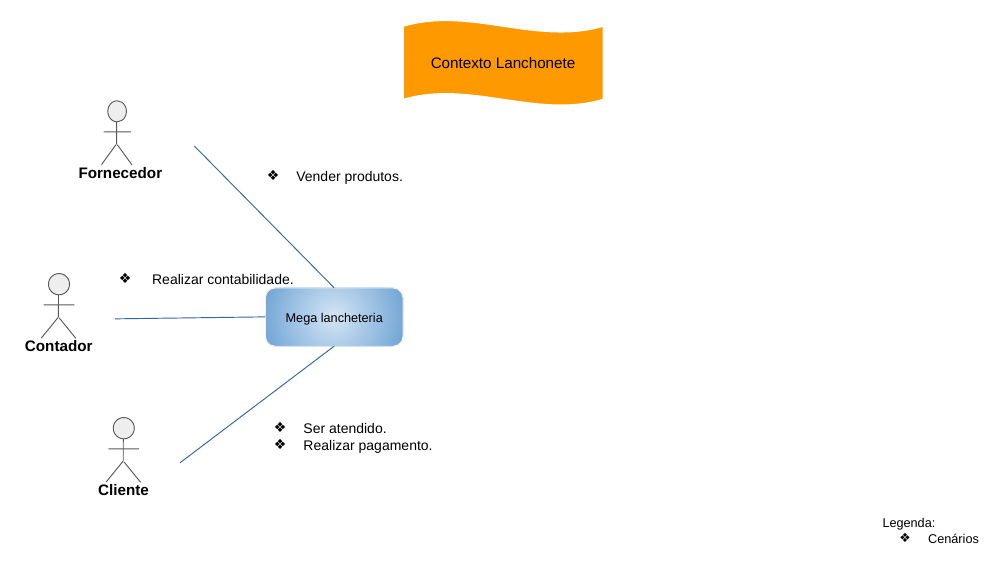
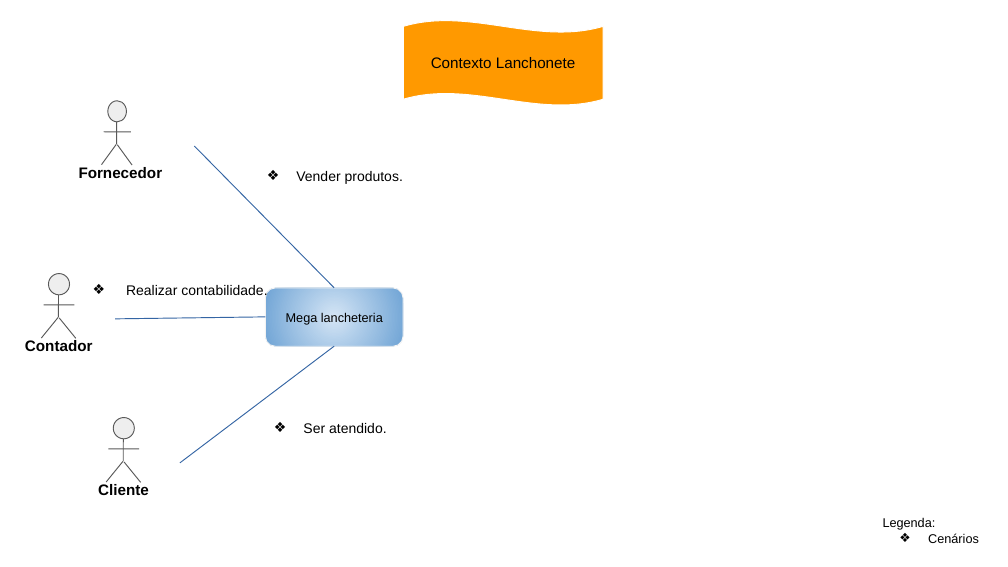
Before and after one commit to Darienzo08/ope_ads, a slide deck: slide 1 of docs/ARTEFATOS(15-23)/Arquitetura_Negócio/15) Arquitetura de Negócio para cada Cenário.pptx. Drawn at 1008x567 pixels with LibreOffice and Linux fonts; fonts in the diff are those of the drawing. Boxes give left, top, right and bottom in pixels: in the first picture for what was removed or moved away, otherwise in the second. Text is boxed around its words. In the diff, an @@ line names an element or a change of style, - is before the commit and + after.

```diff
--- a/docs/ARTEFATOS(15-23)/Arquitetura_Negócio/15) Arquitetura de Negócio para cada Cenário.pptx
+++ b/docs/ARTEFATOS(15-23)/Arquitetura_Negócio/15) Arquitetura de Negócio para cada Cenário.pptx
@@ text "Realizar contabilidade.": place and size @@
-text "Realizar contabilidade." at (152,274,293,288)
+text "Realizar contabilidade." at (126,285,267,299)
@@ text at (303,440,433,453): paragraph removed @@
-❖ Realizar pagamento.
```
Also in this commit, not shown: 2 other slides changed, 1 slide removed, 22 other files.
